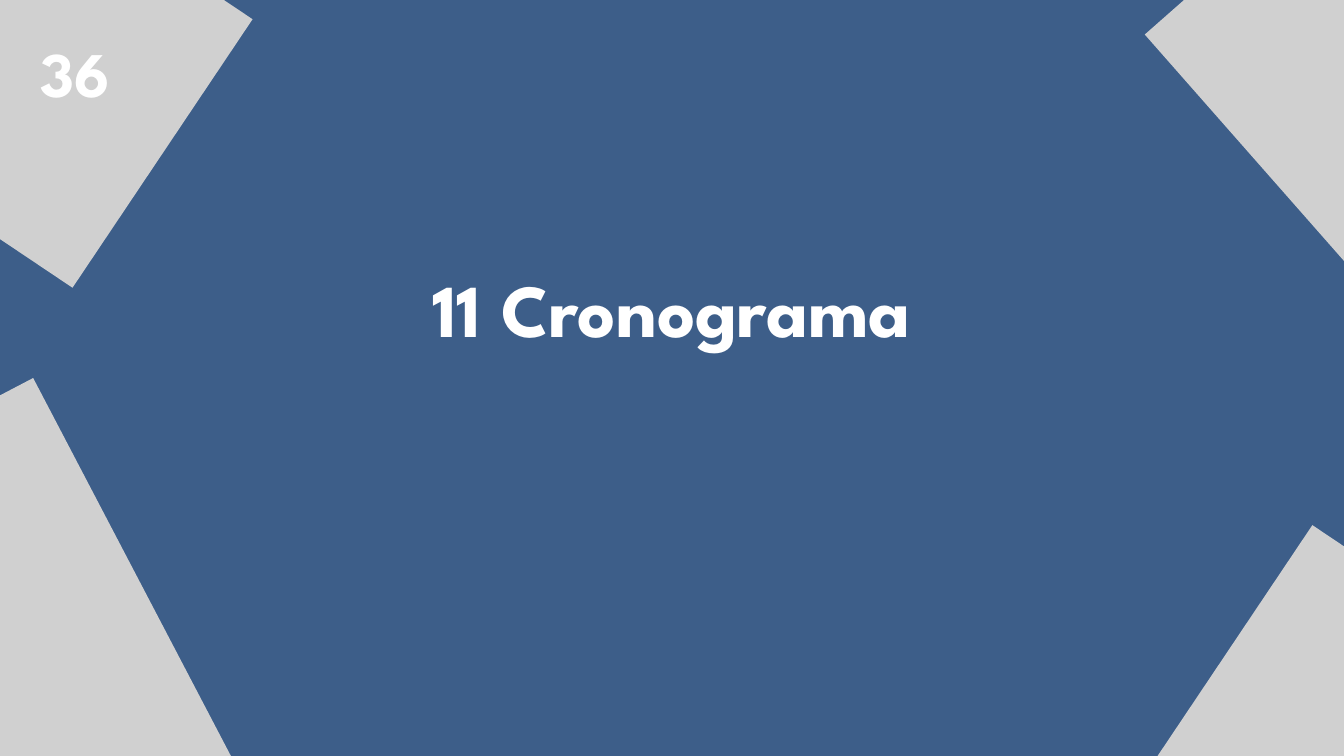
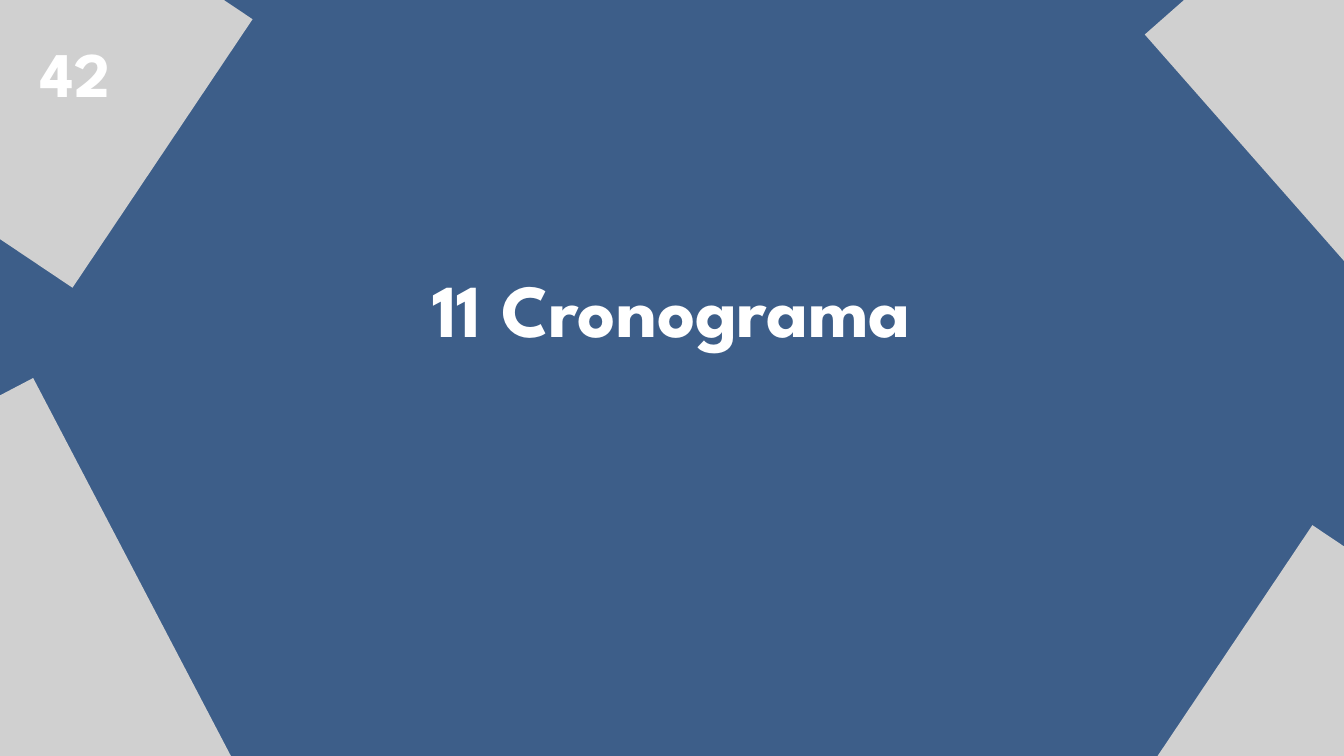
Before and after one commit to kesotof/Capstone_Equipo_6, a slide deck: slide 43 of Fase 2/Evidencias Proyecto/Presentacion Proyecto.pptx (slide 36 before the commit). Drawn at 1344x756 pixels with LibreOffice and Linux fonts; fonts in the diff are those of the drawing; grey boxes stand for pictures. Boxes give left, top, right and bottom in pixels: in the first picture for what was removed or moved away, otherwise in the second. Text is boxed around its words. In the diff, an @@ line names an element or a change of style, - is before the commit and + after.

```diff
--- a/Fase 2/Evidencias Proyecto/Presentacion Proyecto.pptx
+++ b/Fase 2/Evidencias Proyecto/Presentacion Proyecto.pptx
@@ text at (41, 55, 110, 97): text changed @@
-36
+42
```
Also in this commit, not shown: 13 other slides changed, 11 slides added, 4 slides removed, 1 other file.
